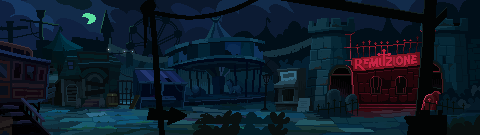
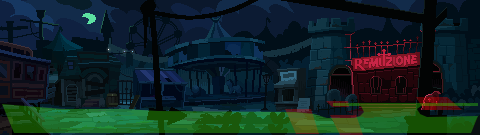
Layer changes from the first 480px x 135px image to the second:
showed group "Areas" (6 layers) over left=2, top=97, right=478, bottom=135
